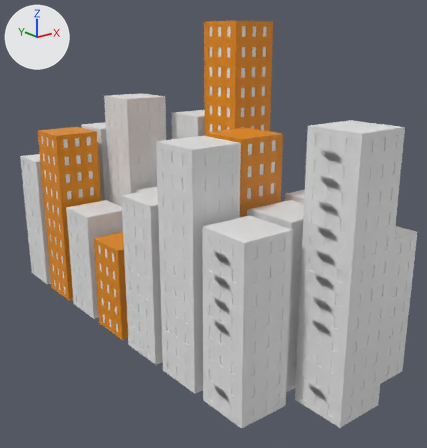
The FBX model BlenderFiles/Models/Skyline.fbx: old version first, new version second.
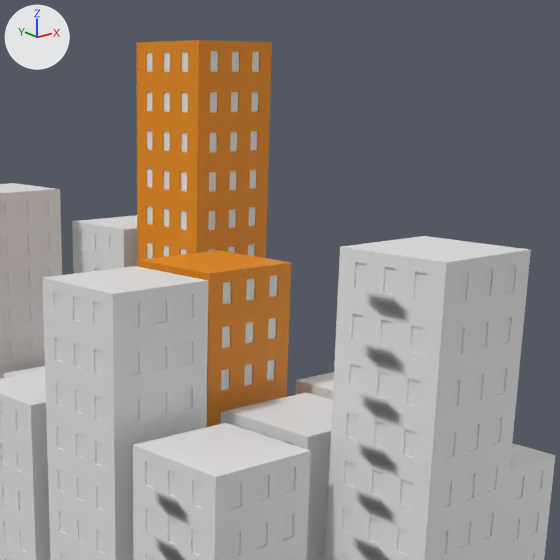
Old and new are each drawn whole from a 50 mm lens placed at (-337.0, -388.0, 239.0), pointed at (-40.0, -18.0, 91.0) and again close up on the part from 32% to 98% of the width and 0% to 64% of the height. The axes (+X, +Y, +Z) are drawn at upper left. The lights are the same throughout. Vertices at the same position are counted once.

The older version as bpy lines, for what is in view:
```python
me_cube_092 = bpy.data.meshes.new('Cube.092')
me_cube_092.from_pydata(...)  # 41274 vertices, 41860 faces; spans x -120.0..20.0, y -185.0..194.0, z 0.0..252.0
# faces by material slot: [9156, 17658, 12862, 2184]
me_cube_092.materials.append(mat_building1)  # its picture is missing
me_cube_092.materials.append(mat_building2)  # white #e7e7e7
me_cube_092.materials.append(mat_building3)  # white #e7e7e7
me_cube_092.materials.append(mat_window)  # white #e7e7e7
ob_skyline = bpy.data.objects.new('Skyline', me_cube_092)
ob_skyline.location = (0.0, 0.0, 0.0)
```
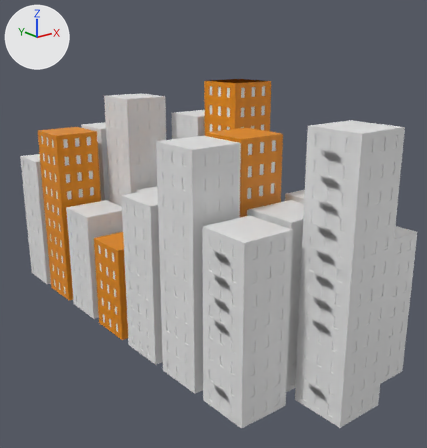
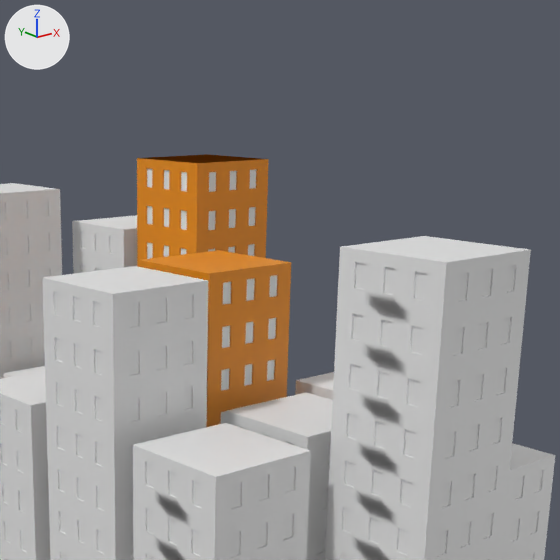
Location of each change, [x1, y1, x2, y2] in pixels of the close-ups (560 x 560 px):
'Skyline', reshaped: before [0, 40, 555, 560]; after [0, 154, 555, 560]
part 1 of me_cube_092, deleted (orange): before [136, 40, 272, 163]

Diff of the bpy script that builds the scene:
```diff
--- a/BlenderFiles/Models/Skyline.fbx.py
+++ b/BlenderFiles/Models/Skyline.fbx.py
@@ me_cube_092 @@
 # used by ob_skyline; location = (0.0, 0.0, 0.0)
-me_cube_092.from_pydata(...)  # 41274 vertices, 41860 faces; spans x -120.0..20.0, y -185.0..194.0, z 0.0..252.0
+me_cube_092.from_pydata(...)  # 40658 vertices, 41219 faces; spans x -120.0..20.0, y -185.0..194.0, z 0.0..205.0
+# me_cube_092 part 1: 616 vertices removed from x -20.0..20.0, y -20.0..20.0, z 209.0..252.0
 me_cube_092.materials.append(mat_building1)
```
